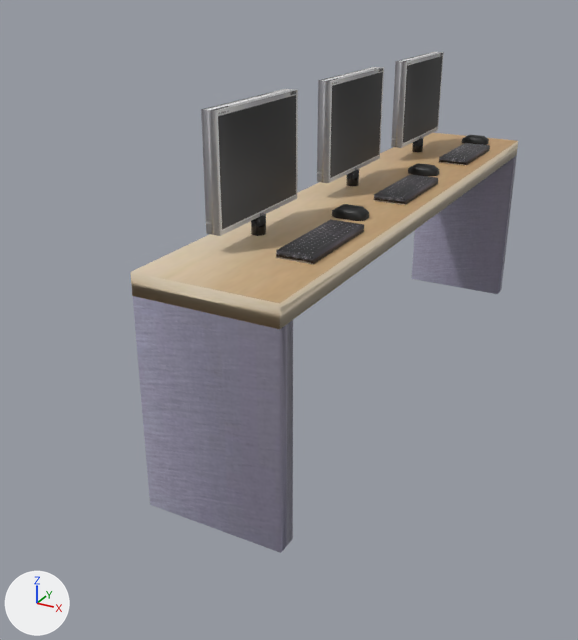
The FBX model ChicknDestroy/desing/objectes/Edifici/sala_ordinadors.fbx: old version first, new version second.
Before and after are seen from a 50 mm lens placed at (0.0487, -0.1183, 0.0325), pointed at (-0.0098, -0.0119, -0.0207). Lighting does not change. The marker at lower left points along +X, +Y and +Z. Where no turn or scale is listed for an object, it has been applied to the vertices.
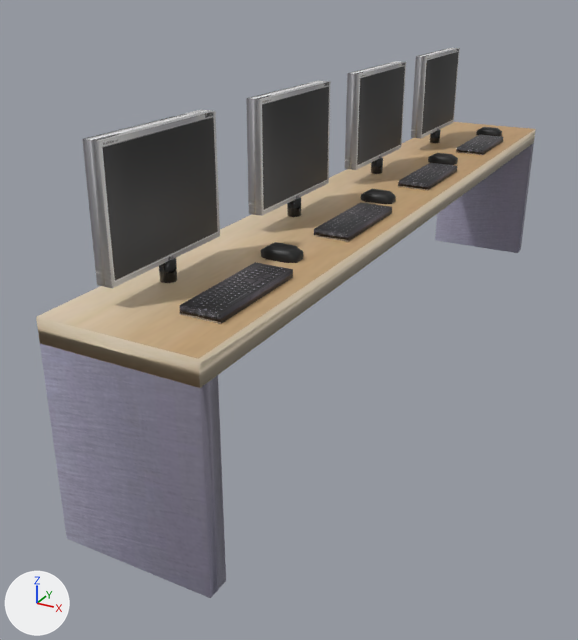
What changed in the scene script:
```text
Change ob_cube_007:
    ob_cube_007.location: (-0.005, 0.03, 0.01) -> (-0.005, 0.01, 0.01)
Change ob_cube_002:
    ob_cube_002.scale: (0.01, 0.05, 0.0015) -> (0.01, 0.065, 0.0015)
Change ob_cube_003:
    ob_cube_003.location: (0.0, -0.0485, -0.018) -> (0.0, -0.0635, -0.0155)
    ob_cube_003.scale: (0.01, 0.0015, 0.015) -> (0.01, 0.0015, 0.0125)
Change ob_cube_008:
    ob_cube_008.location: (-0.005, -0.03, 0.01) -> (-0.005, -0.05, 0.01)
Change ob_cube_001:
    ob_cube_001.location: (-0.005, 0.0, 0.01) -> (-0.005, -0.02, 0.01)
Change ob_cube_004:
    ob_cube_004.location: (0.0, 0.0485, -0.018) -> (0.0, 0.0635, -0.0155)
    ob_cube_004.scale: (0.01, 0.0015, 0.015) -> (0.01, 0.0015, 0.0125)
Add ob_cube_013:
    ob_cube_013 = bpy.data.objects.new('Cube_013', me_cube_011.copy())  # the mesh of ob_cube_011
    ob_cube_013.location = (0.003, 0.053, 0.0)
Add ob_cube_012:
    ob_cube_012 = bpy.data.objects.new('Cube_012', me_cube_001.copy())  # the mesh of ob_cube_001
    ob_cube_012.location = (-0.005, 0.04, 0.01)
Add ob_cube_014:
    ob_cube_014 = bpy.data.objects.new('Cube_014', me_cube.copy())  # the mesh of ob_cube
    ob_cube_014.location = (0.005, 0.04, 0.0005)
Add ob_cylinder_003:
    ob_cylinder_003 = bpy.data.objects.new('Cylinder_003', me_cylinder_001.copy())  # the mesh of ob_cylinder_001
    ob_cylinder_003.location = (-0.005, 0.04, 0.001)
```

Location of each change, (x1, y1, x2, y2) in pixels of the pictures (578 x 640 px):
'Cube_003', moved, rescaled (16% wider): before (133, 296, 293, 553); after (40, 344, 226, 598)
'Cube_002', rescaled (29% wider, 36% taller): before (131, 133, 518, 329); after (36, 122, 535, 388)
'Cube_008', moved: before (201, 89, 298, 236); after (82, 110, 220, 288)
'Cube_001', moved: before (317, 67, 384, 183); after (246, 80, 331, 216)
'Cube_004', moved, rescaled (21% shorter): before (412, 155, 517, 294); after (435, 143, 534, 253)
'Cube_007', moved: before (391, 52, 444, 148); after (345, 61, 406, 170)
'Cube_012', added: after (411, 48, 460, 139)
'Cube_014', added: after (456, 134, 504, 155)
'Cube_013', added: after (476, 127, 502, 136)
'Cylinder_003', added: after (430, 129, 441, 143)
